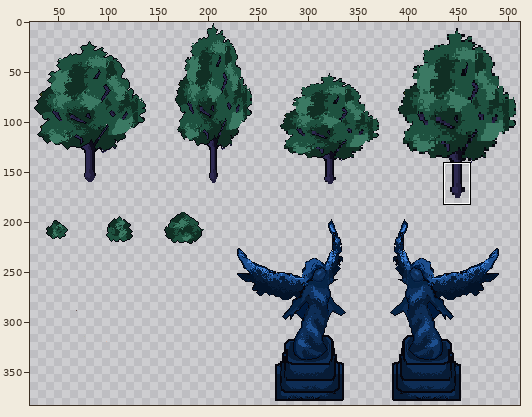
File history of a sprite sheet, assets/maps/images/night_plantt.png. Above: a wide view before the commit, with the close-up outlined.
Close-up. First the earlier version:
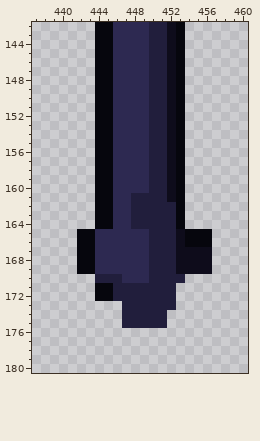
The file is 512x512 pixels. Colours within 5 levels of each other are drawn and written as one. Shown: x 437..460, y 142..180. The wide view leaves out empty margins. The commit also changed other parts of the picture, which this record leaves out.
And afterwards:
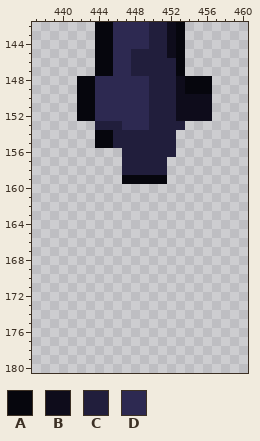
Palette (. is transparent): A #06060d  B #0e0c1b  C #211e3c  D #2d2951
Changes in this commit:
@@ x 437..460 @@
 144 .......AADDDDCCBA.......
-145 .......AADDDDCCBA.......
-146 .......AADDDDCCBA.......
-147 .......AADDDDCCBA.......
-148 .......AADDDDCCBA.......
-149 .......AADDDDCCBA.......
-150 .......AADDDDCCBA.......
-151 .......AADDDDCCBA.......
-152 .......AADDDDCCBA.......
-153 .......AADDDDCCBA.......
-154 .......AADDDDCCBA.......
-155 .......AADDDDCCBA.......
-156 .......AADDDDCCBA.......
-157 .......AADDDDCCBA.......
-158 .......AADDDDCCBA.......
-159 .......AADDDDCCBA.......
-160 .......AADDDDCCBA.......
-161 .......AADDCCCCBA.......
-162 .......AADDCCCCCA.......
-163 .......AADDCCCCCA.......
-164 .......AADDCCCCCA.......
-165 .....AADDDDDDCCCBAAA....
-166 .....AADDDDDDCCCBAAA....
-167 .....AADDDDDDCCCBBBB....
-168 .....AADDDDDDCCCBBBB....
-169 .....AADDDDDDCCCBBBB....
-170 .......CCCDDDCCCC.......
-171 .......AACCCCCCC........
-172 .......AACCCCCCC........
-173 ..........CCCCCC........
-174 ..........CCCCC.........
-175 ..........CCCCC.........
+145 .......AADDCCCCBA.......
+146 .......AADDCCCCCA.......
+147 .......AADDCCCCCA.......
+148 .....AADDDDDDCCCBAAA....
+149 .....AADDDDDDCCCBAAA....
+150 .....AADDDDDDCCCBBBB....
+151 .....AADDDDDDCCCBBBB....
+152 .....AADDDDDDCCCBBBB....
+153 .......CCCDDDCCCC.......
+154 .......AACCCCCCC........
+155 .......AACCCCCCC........
+156 ..........CCCCCC........
+157 ..........CCCCC.........
+158 ..........CCCCC.........
+159 ..........AAAAA.........
+160 ........................
+161 ........................
+162 ........................
+163 ........................
+164 ........................
+165 ........................
+166 ........................
+167 ........................
+168 ........................
+169 ........................
+170 ........................
+171 ........................
+172 ........................
+173 ........................
+174 ........................
+175 ........................
 176 ........................
Pixel boxes of the changes (left, top, right, bottom) in both close-ups:
changed: (77, 49, 212, 328)
